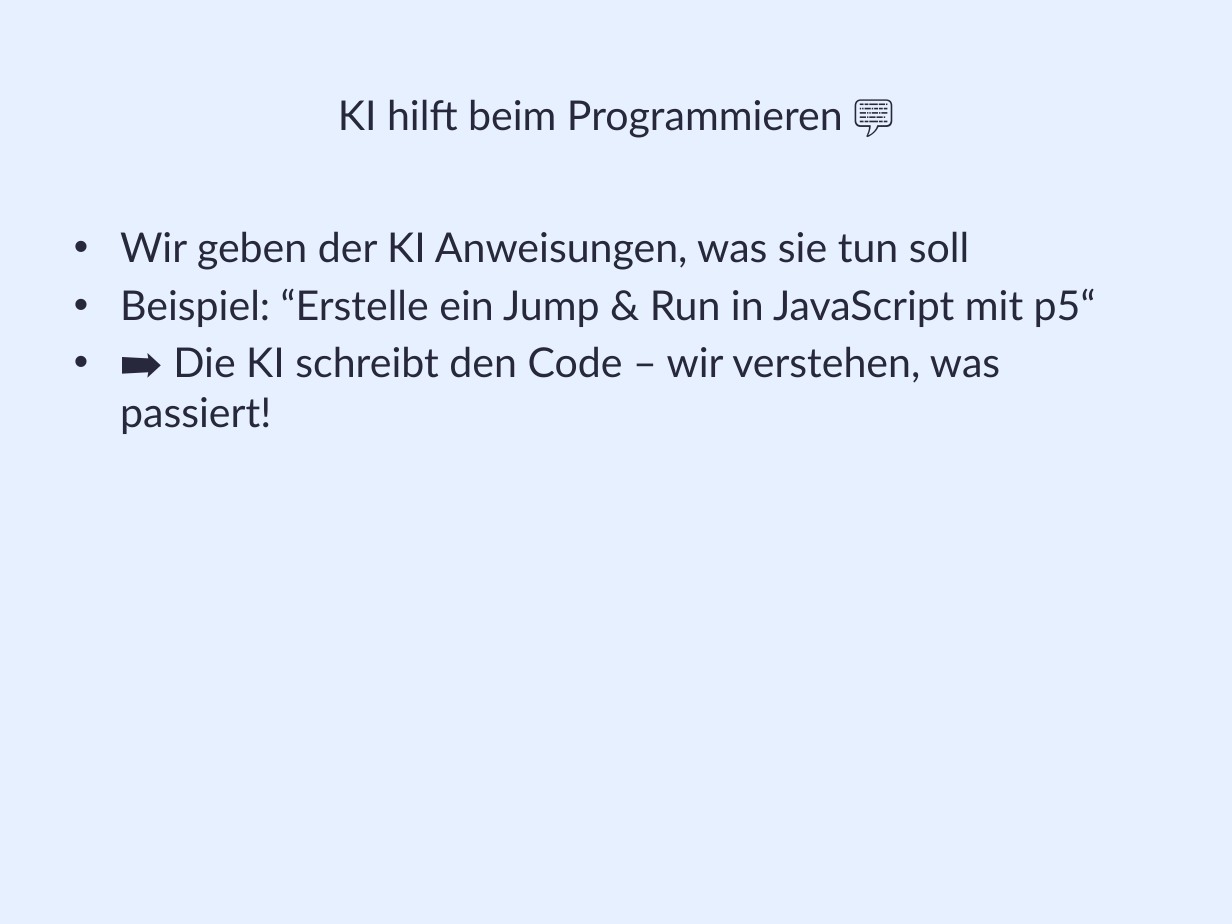
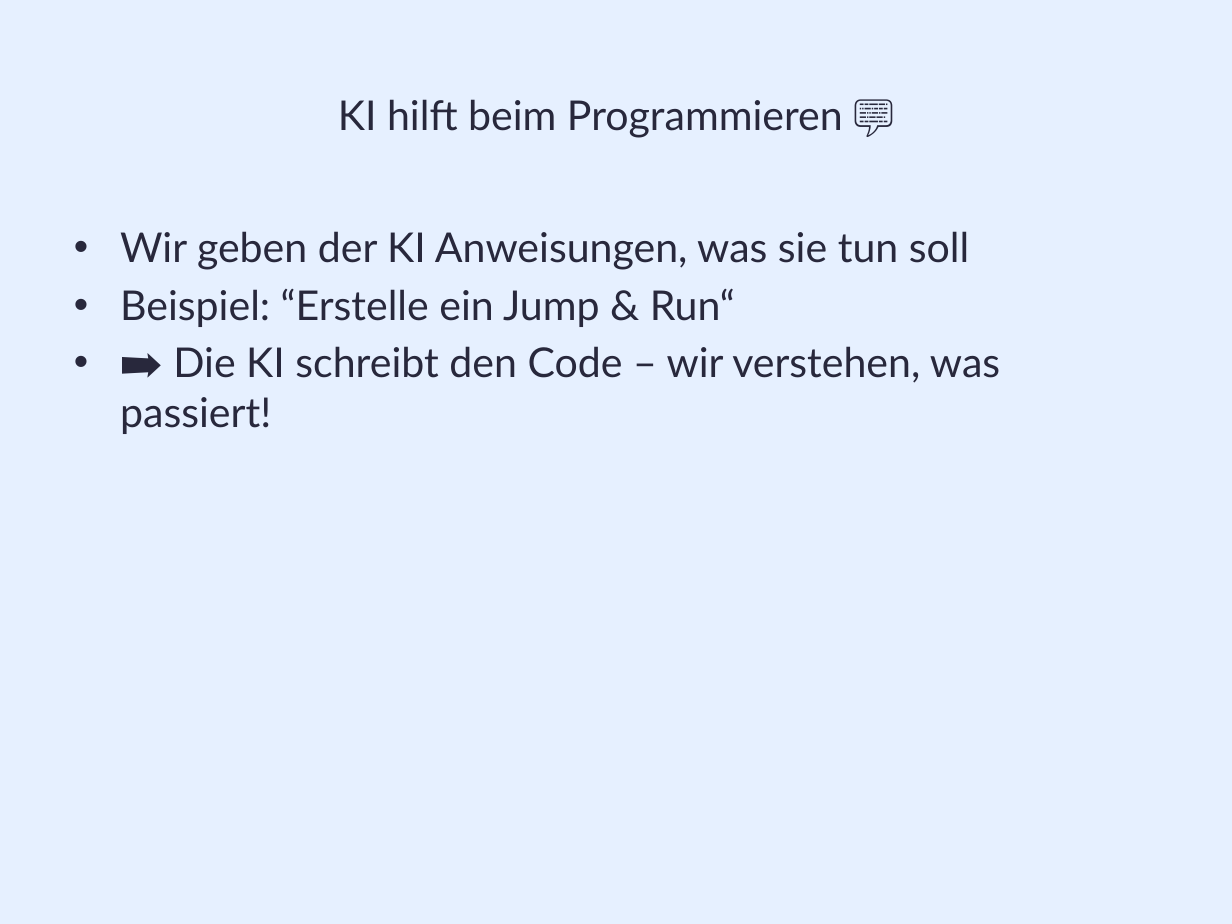
Before and after one commit to Robsbaer/monte25, a slide deck: slide 13 of Dokumente/Folien.pptx. Drawn at 1232x924 pixels with LibreOffice and Linux fonts; fonts in the diff are those of the drawing. Boxes give left, top, right and bottom in pixels: in the first picture for what was removed or moved away, otherwise in the second. Text is boxed around its words. In the diff, an @@ line names an element or a change of style, - is before the commit and + after.

```diff
--- a/Dokumente/Folien.pptx
+++ b/Dokumente/Folien.pptx
@@ text at (x1=120, y1=288, x2=735, y2=327): text changed @@
-• Beispiel: “Erstelle ein Jump & Run in JavaScript mit p5“
+• Beispiel: “Erstelle ein Jump & Run“
```
Also in this commit, not shown: 7 other slides changed, 3 slides added, 6 other files.
